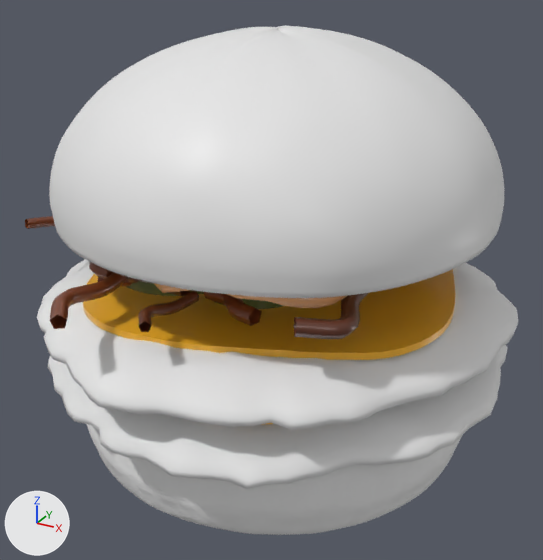
One commit to the glTF model restaurants/burgerlab/public/models/all-american.glb: the scene before it, then after it.
Both versions are drawn from a camera (50 mm lens) standing at (0.0957, -0.1772, 0.1373) and looking at (0.0006, -0.0044, 0.0509). Arrows for +X, +Y and +Z are at lower left; the lights stay in place. The first picture is the older version. Where no turn or scale is listed for an object, it has been applied to the vertices. Vertices at exactly the same position are counted once.
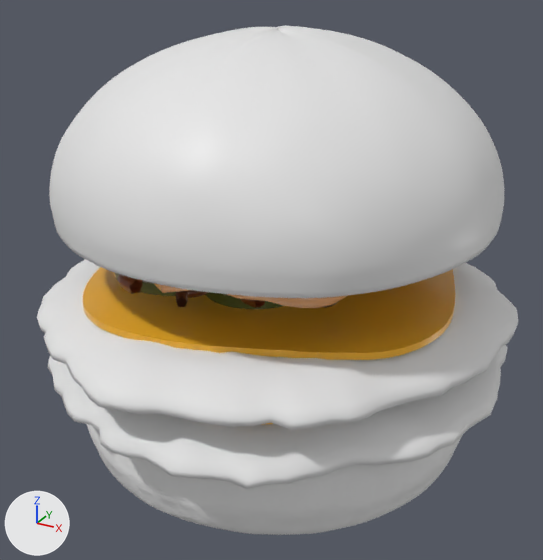
What differs and where, as boxes [x1, y1, x2, y2] in the pictures (543 x 560 px):
'Mesh_12', reshaped (mostly hidden afterwards)
    before: [25, 216, 262, 329]
    after: [117, 274, 265, 308]
'Mesh_11', reshaped
    before: [127, 277, 368, 339]
    after: [175, 290, 339, 307]

Diff of the bpy script that builds the scene:
```diff
--- a/restaurants/burgerlab/public/models/all-american.glb.py
+++ b/restaurants/burgerlab/public/models/all-american.glb.py
@@ me_mesh_11 @@
 # used by ob_mesh_11; location = (0.0, 0.0, 0.0598)
-me_mesh_11.from_pydata(...)  # 2975 vertices, 5600 faces; spans x -0.0712..0.0477, y -0.0632..0.0614, z -0.0024..0.0096
+me_mesh_11.from_pydata(...)  # 2975 vertices, 5600 faces; spans x -0.0501..0.0344, y -0.049..0.0402, z -0.002..0.009
+# me_mesh_11 part 1: 2975 of 2975 vertices moved; they spanned x -0.0712..0.0477, y -0.0632..0.0614, z -0.0024..0.0096 and now span x -0.0501..0.0344, y -0.049..0.0402, z -0.002..0.009; mean shift (0.0025, -0.0002, 0.0)
 me_mesh_11.materials.append(mat_material_8)
@@ me_mesh_12 @@
 # used by ob_mesh_12; location = (0.0, 0.0, 0.0598)
-me_mesh_12.from_pydata(...)  # 2975 vertices, 5600 faces; spans x -0.0646..0.0499, y -0.0726..0.0464, z -0.0041..0.0096
+me_mesh_12.from_pydata(...)  # 2975 vertices, 5600 faces; spans x -0.0484..0.0401, y -0.0502..0.0359, z -0.0035..0.0092
+# me_mesh_12 part 2: 2975 of 2975 vertices moved; they spanned x -0.0646..0.0499, y -0.0726..0.0464, z -0.0041..0.0096 and now span x -0.0484..0.0401, y -0.0502..0.0359, z -0.0035..0.0092; mean shift (0.001, 0.0008, 0.0)
 me_mesh_12.materials.append(mat_material_9)
```
